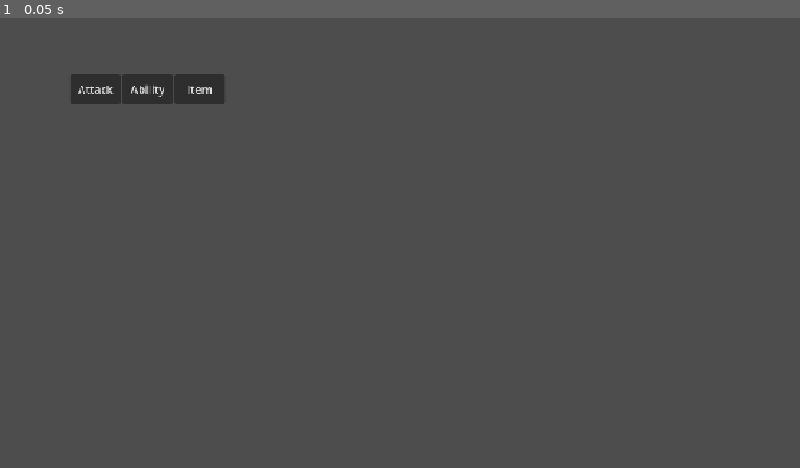
Above: before the commit, frame 1.
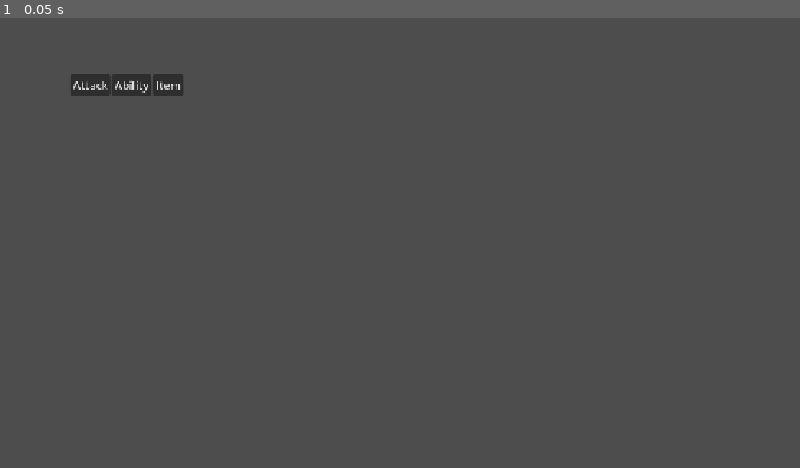
Above: after the commit, the same moment.

Repository: losanders6891/godotStuff
Game: Godot game, scene res://Battle UI/Battle UI.tscn
The game is run twice, just before and just after one commit, with the same random seed, the same clock (stepped at 60 frames per second) and the same inputs. This scene is started directly instead of the project's main scene.
Inputs:
- Up to frame 1 (0.05 s): no input

The runs differ from the first frame. In frame 1, 0.8% of the frame differs, in the area x 8-28%, y 12-20%.

Commit message:
BATTLE UI
YAYYYYYYYUYYY&YYYYYYYYY

Diff:
--- a/worse-hell/Battle UI/Battle UI.tscn
+++ b/worse-hell/Battle UI/Battle UI.tscn
@@ -13,8 +13,8 @@
 anchors_preset = -1
 offset_left = 101.0
 offset_top = 81.0
-offset_right = 324.0
-offset_bottom = 124.0
+offset_right = 264.0
+offset_bottom = 112.0
 theme_override_constants/h_separation = 2
 columns = 3
 
--- a/worse-hell/scenes/battle.tscn
+++ b/worse-hell/scenes/battle.tscn
@@ -1,19 +1,56 @@
 [gd_scene format=3 uid="uid://20pdpk14rdlh"]
+
+[ext_resource type="Script" uid="uid://g4je06adtubb" path="res://scenes/player_hp.gd" id="1_dn72j"]
 
 [node name="Battle" type="Node2D" unique_id=1539072574]
 
 [node name="placeholder sprite" type="Polygon2D" parent="." unique_id=1343471604]
-position = Vector2(2, 0)
-scale = Vector2(4, 2)
+position = Vector2(50, -26)
+scale = Vector2(69, 33)
 color = Color(0.4337425, 0.715358, 0.21242413, 1)
 polygon = PackedVector2Array(0.5, 0, 0.5, 0, 1, 1, 1, 1, 0.5, 2, 0, 1)
 
 [node name="placeholder enemy sprite" type="Polygon2D" parent="." unique_id=949498892]
-position = Vector2(28, 0)
-scale = Vector2(4, 2)
+position = Vector2(308, -32)
+scale = Vector2(78, 36.5)
 color = Color(0.7543032, 0.15030897, 1.92523e-07, 1)
 polygon = PackedVector2Array(0.5, 0, 0.5, 0.5, 1, 1, 0.5, 1.5, 0.5, 2, 0, 1)
 
 [node name="Camera2D" type="Camera2D" parent="." unique_id=646826986]
-position = Vector2(18, 7)
-zoom = Vector2(32, 32)
+position = Vector2(215, 36)
+zoom = Vector2(3, 3)
+
+[node name="GridContainer" type="GridContainer" parent="." unique_id=2004429993]
+anchors_preset = -1
+offset_left = 101.0
+offset_top = 71.0
+offset_right = 318.0
+offset_bottom = 112.0
+theme_override_constants/h_separation = 2
+columns = 3
+
+[node name="Button" type="Button" parent="GridContainer" unique_id=105696247]
+layout_mode = 2
+size_flags_horizontal = 3
+size_flags_vertical = 3
+text = "Attack"
+
+[node name="Button2" type="Button" parent="GridContainer" unique_id=1683089977]
+layout_mode = 2
+size_flags_horizontal = 3
+size_flags_vertical = 3
+text = "Ability"
+
+[node name="Button3" type="Button" parent="GridContainer" unique_id=340162893]
+layout_mode = 2
+size_flags_horizontal = 3
+size_flags_vertical = 3
+text = "Item"
+
+[node name="playerHP" type="Label" parent="." unique_id=854838030]
+offset_left = 61.0
+offset_top = 39.0
+offset_right = 129.0
+offset_bottom = 62.0
+text = "player hp yayyyyy"
+script = ExtResource("1_dn72j")
--- /dev/null
+++ b/worse-hell/scenes/player_hp.gd
@@ -0,0 +1,12 @@
+extends Label
+
+var plrHP = 30
+
+# Called when the node enters the scene tree for the first time.
+func _ready() -> void:
+	pass # Replace with function body.
+
+
+# Called every frame. 'delta' is the elapsed time since the previous frame.
+func _process(delta: float) -> void:
+	set_text("HP: " + str(plrHP))
Not shown, added: worse-hell/scenes/player_hp.gd.uid
